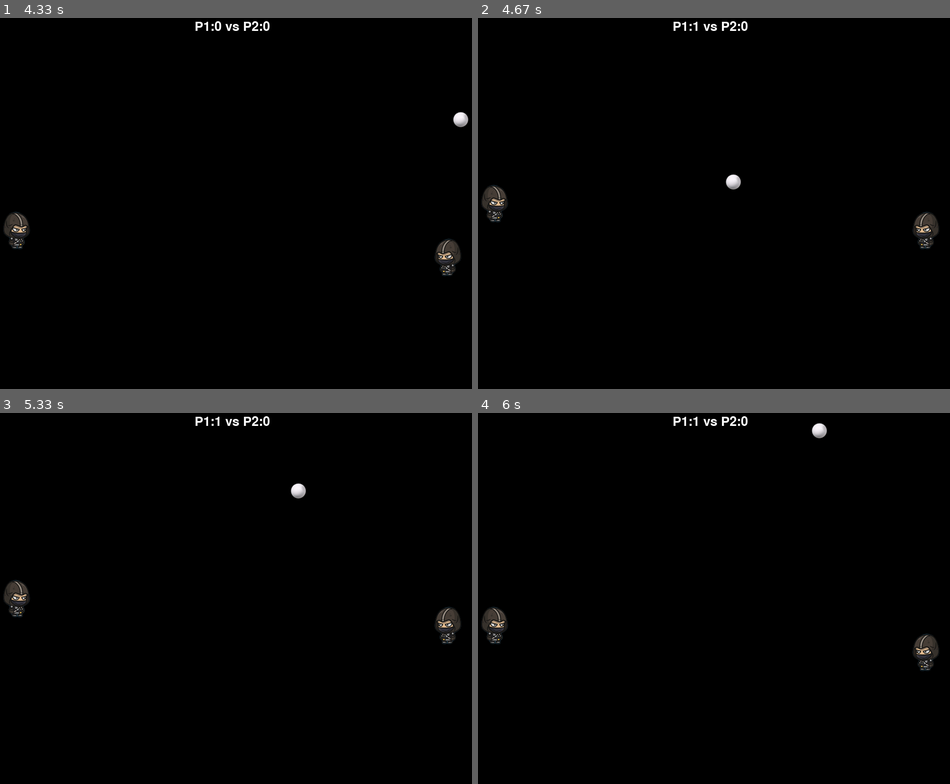
Above: before the commit, frames 1-4 (two rows, left to right).
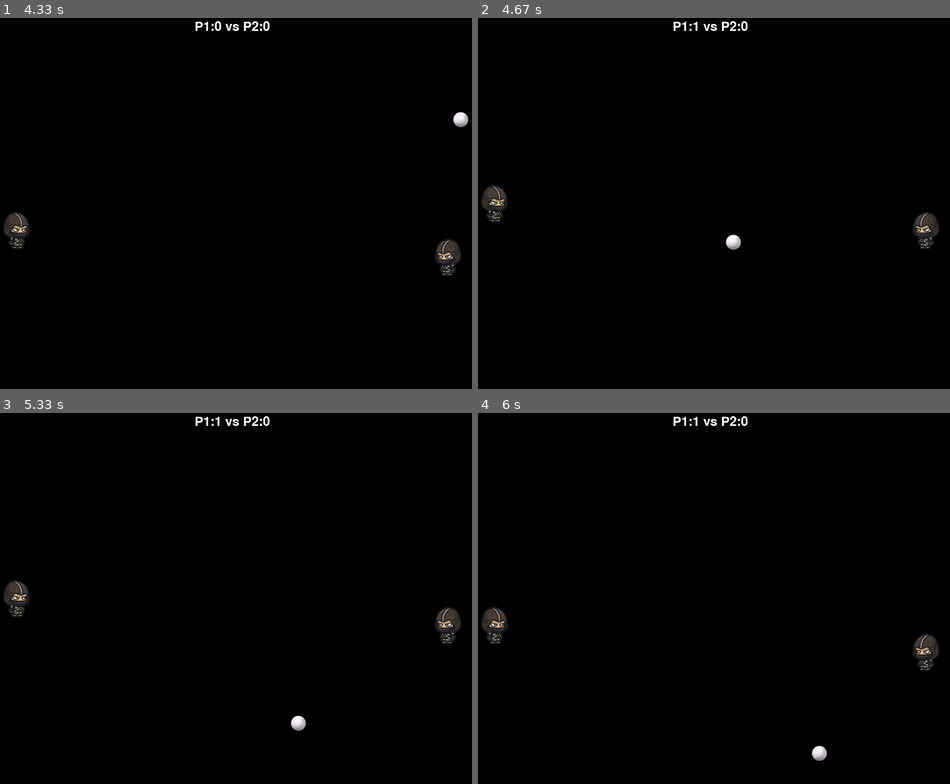
Above: after the commit, the same moments.

Repository: Ceko2004/Pong-game-using-pygame
Game: pygame game, started from pong.py
Same seed, same stepped clock (60 frames per second), same inputs: the game is played once before the commit and once after it.
Inputs:
- Up to frame 1 (4.33 s): hold Down 0.33-0.8 s; hold Up 0.83-1.2 s; hold W 0.83-1.2 s; tap Space at 0.9, 1.3, 1.7, 2.03, 2.37, 2.77, 3.17, 3.5, 3.83, 4.23 s; hold Down 1.23-1.6 s; hold S 1.23-1.6 s; hold Up 1.63-1.93 s; hold W 1.63-1.93 s; hold Down 1.97-2.27 s; hold S 1.97-2.27 s; hold Up 2.3-2.67 s; hold W 2.3-2.67 s; hold Down 2.7-3.07 s; hold S 2.7-3.07 s; hold Up 3.1-3.4 s; hold W 3.1-3.4 s; hold Down 3.43-3.73 s; hold S 3.43-3.73 s; hold Up 3.77-4.13 s; hold W 3.77-4.13 s; hold Down from 4.17 s (still down); hold S from 4.17 s (still down)
- Up to frame 2 (4.67 s): release Down at 4.53 s; release S at 4.53 s; hold Up from 4.57 s (still down); hold W from 4.57 s (still down); tap Space at 4.63 s
- Up to frame 3 (5.33 s): release Up at 4.87 s; release W at 4.87 s; hold Down 4.9-5.2 s; hold S 4.9-5.2 s; tap Space at 4.97, 5.3 s; hold Up from 5.23 s (still down); hold W from 5.23 s (still down)
- Up to frame 4 (6 s): release Up at 5.6 s; release W at 5.6 s; hold Down from 5.63 s (still down); hold S from 5.63 s (still down); tap Space at 5.7 s

Frame 1 is identical in both runs. In frame 2, 0.2% of the frame differs, in the area x 52-56%, y 42-63%; in frame 3, 0.2%; in frame 4, 0.2%.

Commit message:
Speed range added

Diff:
--- a/pong.py
+++ b/pong.py
@@ -30,17 +30,21 @@
         self.rect.top = SCREEN_HEIGHT/2
         self.player1 = player1
         self.player2 = player2
+        self.acceleration = 1
 
     def update(self) -> None:
         global score1, score2
         if self.rect.left < 0:
             score2 += 1
-            self.reset_pos()
+            self.reset()
+            self.acceleration += 1
         elif self.rect.right > SCREEN_WIDTH:
             score1 += 1
-            self.reset_pos()
+            self.reset()
+            self.acceleration += 1
         elif self.rect.top < 0 or self.rect.bottom > SCREEN_HEIGHT:
             self.dy = self.dy * -1
+            self.acceleration += 1
         elif(pygame.sprite.collide_rect(self.player1, self) or pygame.sprite.collide_rect(self, self.player2)):
             self.dx = self.dx * -1
 
@@ -52,9 +56,16 @@
         self.dy = 0
         self.dx = 0
 
-    def reset_pos(self):
+    def reset(self):
+        self.dx = 2
+        self.dy = 4
         self.rect.left = SCREEN_WIDTH/2
         self.rect.top = SCREEN_HEIGHT/2
+
+    def increase_speed(self):
+        self.dx += 0.02
+        self.dy += 0.02
+
 
 # Player class
 
@@ -111,6 +122,7 @@
     screen = pygame.display.set_mode(SCREEN_SIZE)
     active_sprite_list = pygame.sprite.Group()
     pygame.display.set_caption("Pong by Jalil")
+    speed_increase_range = [25, 50, 100]
 
     # fonts
     score_board = ScroeBoard()
@@ -172,6 +184,11 @@
         elif score2 == 12:
             Winner = f"{player2}"
             GAME_OVER = True
+
+        # increasing speed
+        if pong.acceleration in speed_increase_range:
+            pong.increase_speed()
+
         # fps 60
         clock.tick(60)
         pygame.display.flip()
